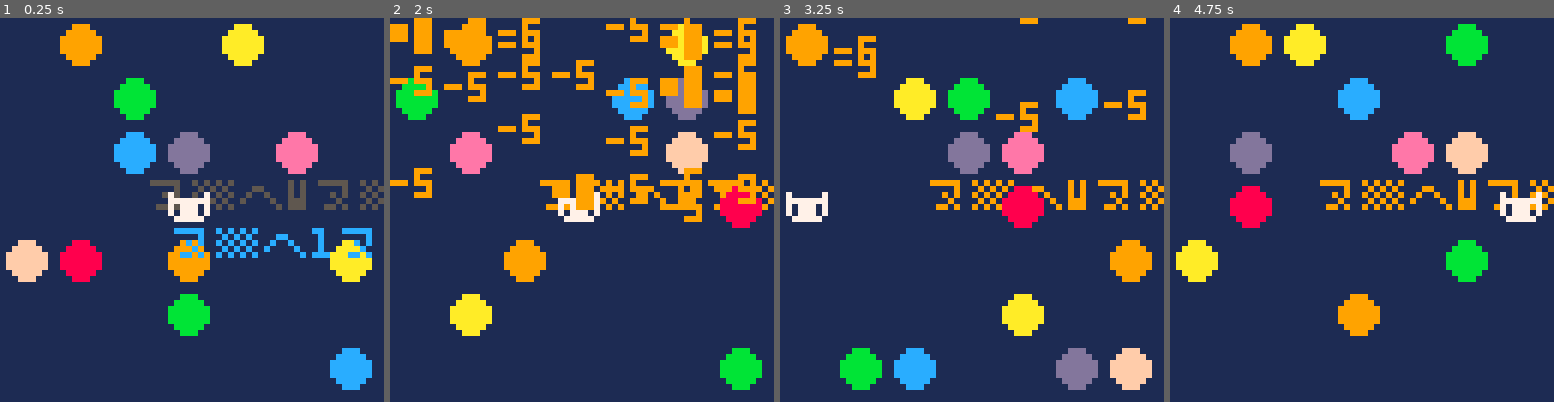
Above: before the commit, frames 1-4 (left to right).
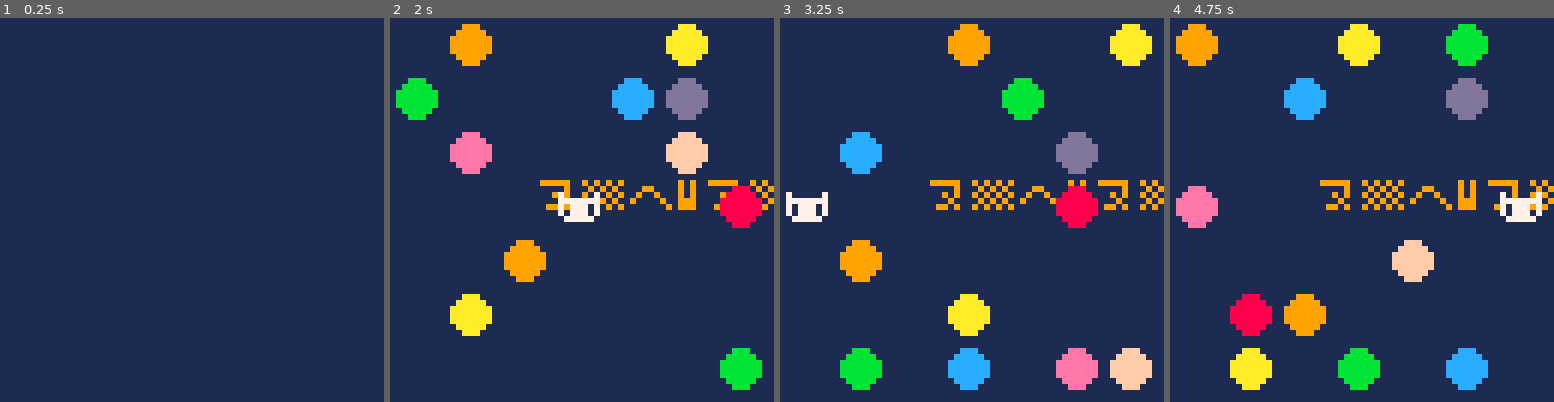
Above: after the commit, the same moments.

Repository: pancelor/bubble-cat
Game: PICO-8 cartridge min.p8
Two runs of this game, one before a commit and one after it. Both use one fixed random seed, a clock stepped at 60 frames per second and the inputs below.
Inputs:
- Up to frame 1 (0.25 s): no input
- Up to frame 2 (2 s): tap X (X key) at 0.33, 1.07, 1.85 s; tap O (Z key) at 0.7, 1.7 s; hold Right from 1.6 s (still down)
- Up to frame 3 (3.25 s): release Right at 2.1 s; tap O (Z key) at 2.1, 2.5, 2.9 s; hold Up 2.15-2.42 s; hold Right 2.47-3.03 s; tap X (X key) at 2.97 s; hold Left from 3.08 s (still down)
- Up to frame 4 (4.75 s): tap O (Z key) every 0.4 s from 3.3 to 4.5 s; release Left at 3.58 s; hold Down 3.63-3.97 s; hold Right 4.02-4.68 s; tap X (X key) at 4.08 s; hold Up from 4.73 s (still down)

The runs differ from the first frame. In frame 1, 14% of the frame differs, in the area x 1-100%, y 1-97%; in frame 2, 9.0%; in frame 3, 19%, in the area x 1-97%, y 0-97%; in frame 4, 19%.

Commit message:
easy; 634

Diff:
--- a/min.lua
+++ b/min.lua
@@ -1,7 +1,7 @@
 poke(13-😐,3)sc=0sz=0fl={}rf=circfill
 ::g::bln,fc=0px=3py=3
 for i=0,48do
-x,y=i%7,i\7if(rnd()<.25and i~=24)bln+=2poke(bln,x,y)
+if(rnd()<.25and i~=24)bln+=2poke(bln,i%7,i\7)
 end
 ::_::b=btnp()q=b>16d=sgn(sz-sc)ox=px?"⁶1⁶c"
 if(sz~=sc)sc+=d d+=6
